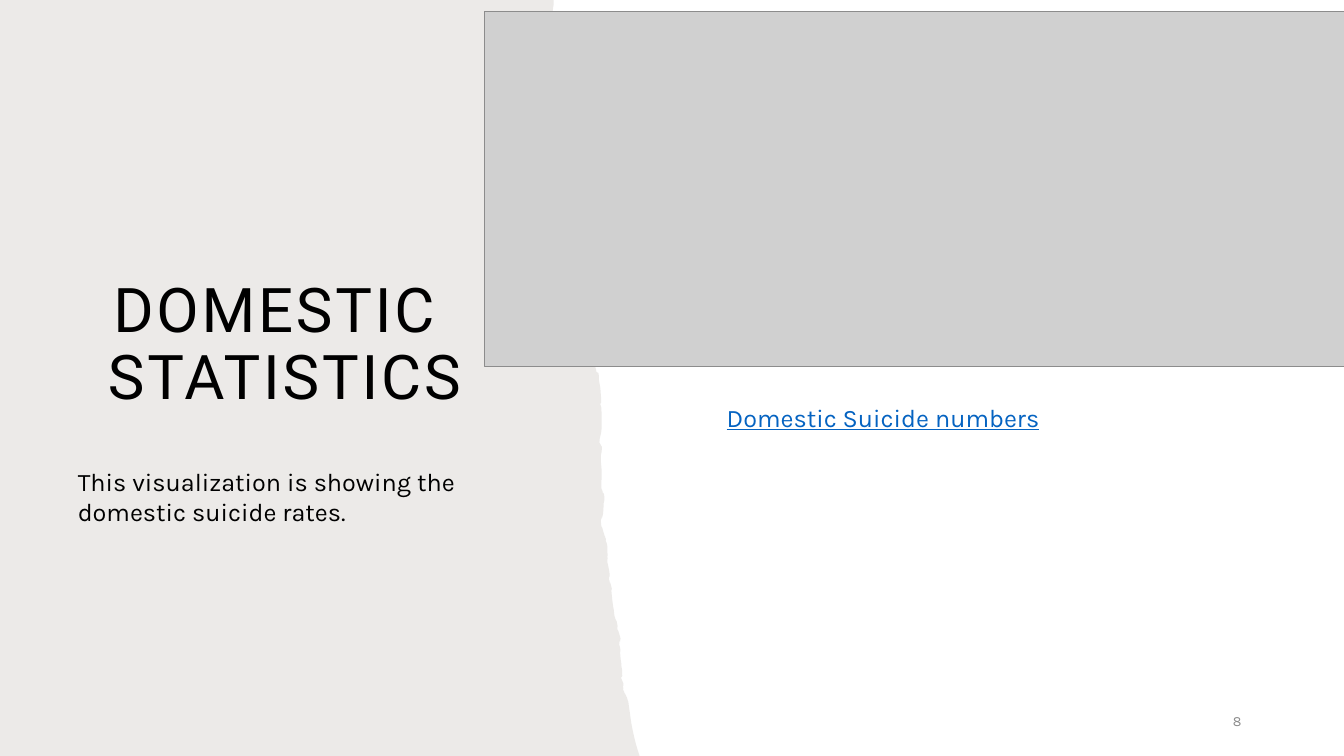
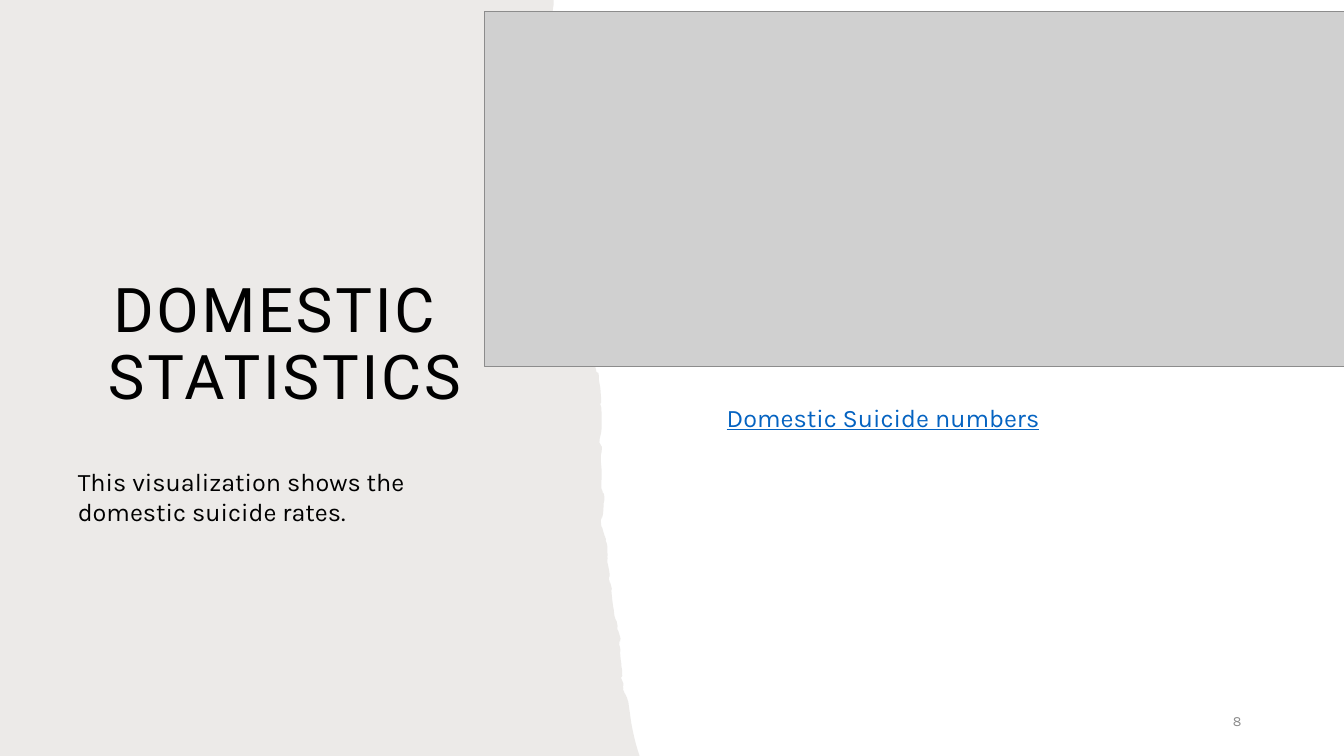
Before and after one commit to ejmatthe/project-four, a slide deck: slide 8 of Project 4.pptx. Drawn at 1344x756 pixels with LibreOffice and Linux fonts; fonts in the diff are those of the drawing; grey boxes stand for pictures. Boxes give left, top, right and bottom in pixels: in the first picture for what was removed or moved away, otherwise in the second. Text is boxed around its words. In the diff, an @@ line names an element or a change of style, - is before the commit and + after.

```diff
--- a/Project 4.pptx
+++ b/Project 4.pptx
@@ text at [78,473,405,522]: text changed @@
-This visualization is showing the domestic suicide rates.
+This visualization shows the domestic suicide rates.
```
Also in this commit, not shown: 8 other slides changed.
